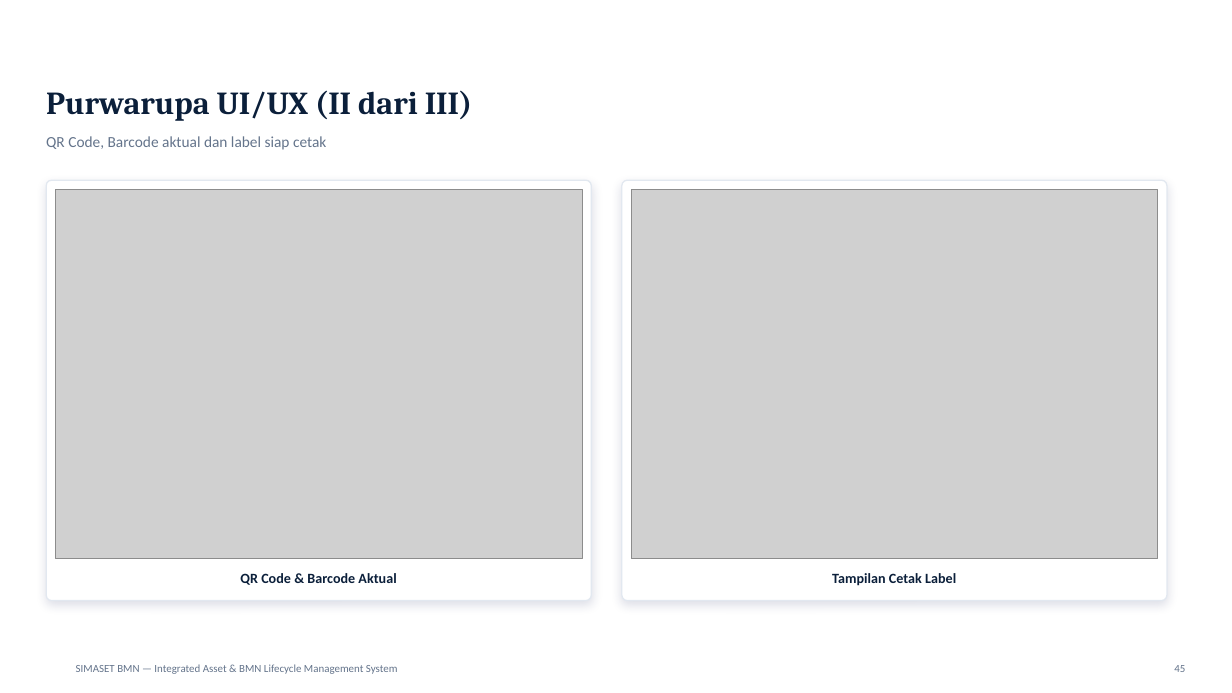
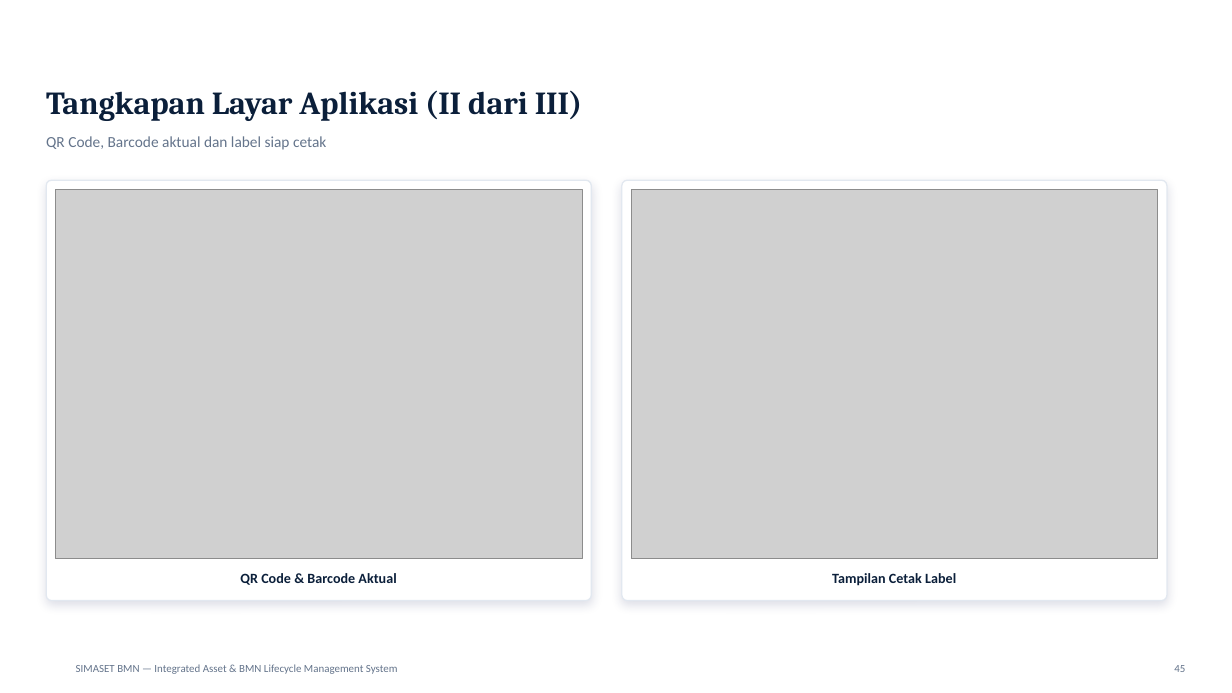
Before and after one commit to DrOsmond-STU/asetmanajemen, a slide deck: slide 46 of docs/SIMASET-BMN-Presentasi.pptx. Drawn at 1232x693 pixels with LibreOffice and Linux fonts; fonts in the diff are those of the drawing; grey boxes stand for pictures; background and template pictures are left out. Boxes give left, top, right and bottom in pixels: in the first picture for what was removed or moved away, otherwise in the second. Text is boxed around its words. In the diff, an @@ line names an element or a change of style, - is before the commit and + after.

```diff
--- a/docs/SIMASET-BMN-Presentasi.pptx
+++ b/docs/SIMASET-BMN-Presentasi.pptx
@@ text at (46, 90, 582, 121): text changed @@
-Purwarupa UI/UX (II dari III)
+Tangkapan Layar Aplikasi (II dari III)
```
Also in this commit, not shown: 22 other slides changed, 4 other files.
